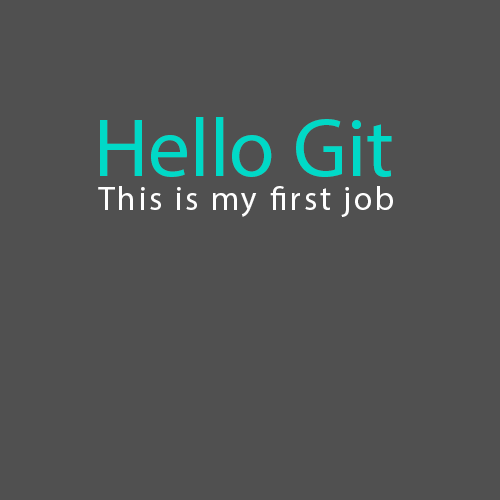
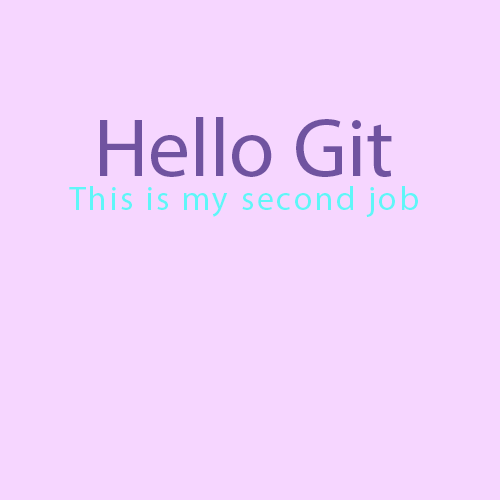
The second 500 × 500 image is a revision of the first. Changes to its layers:
renamed "This is my first job" to "This is my second job", painted on it over [69, 186, 418, 217]
painted on "Hello Git" over [100, 117, 392, 177]
painted on "Слой 1" over [0, 0, 500, 500]
